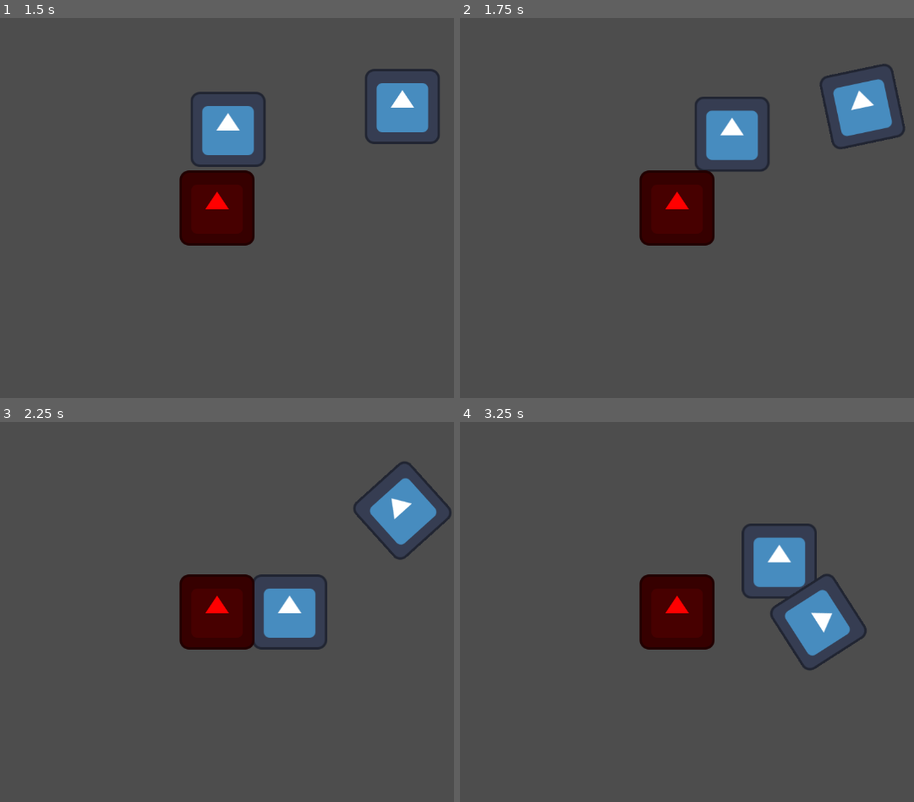
Above: before the commit, frames 1-4 (two rows, left to right).
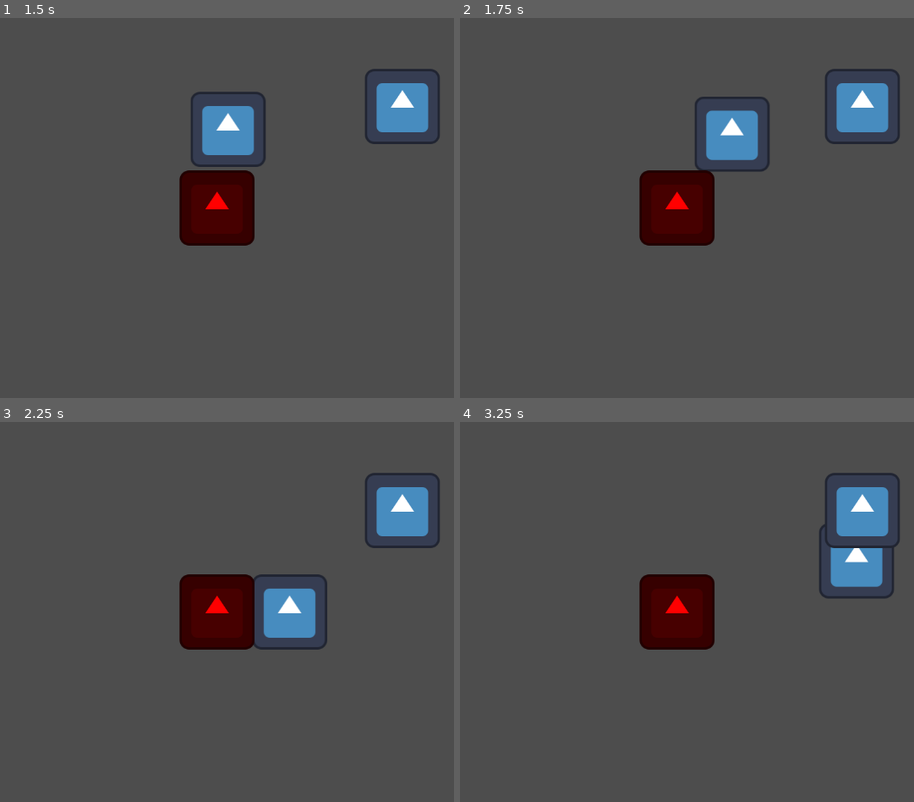
Above: after the commit, the same moments.

Repository: codenergy-dev/maricagamesjam2025_codenergy
Game: Godot game, scene res://scenes/game.tscn
Same seed, same stepped clock (60 frames per second), same inputs: the game is played once before the commit and once after it. The engine's default icon, where the game draws it, is replaced by a stand-in: a white triangle on a blue panel in a dark square.
Inputs:
- Up to frame 1 (1.5 s): tap Enter (ui_accept) at 0.5, 0.77 s; hold Right (ui_right) from 0.53 s (still down)
- Up to frame 2 (1.75 s): keep holding Right (ui_right); tap Enter (ui_accept) at 1.52 s
- Up to frame 3 (2.25 s): release Right (ui_right) at 2.03 s; hold Left (ui_left) from 2.03 s (still down)
- Up to frame 4 (3.25 s): release Left (ui_left) at 2.78 s; hold Right (ui_right) from 2.78 s (still down); tap Enter (ui_accept) at 3.02 s

Frame 1 is identical in both runs. In frame 2, 0.9% of the frame differs, in the area x 79-99%, y 12-35%; in frame 3, 1.3%; in frame 4, 7.2%, in the area x 62-97%, y 13-66%.

Commit message:
Set collision layer and mask for bee

Diff:
--- a/godot/scenes/bee.tscn
+++ b/godot/scenes/bee.tscn
@@ -6,7 +6,9 @@
 [sub_resource type="CircleShape2D" id="CircleShape2D_1q2x0"]
 radius = 46.0435
 
-[node name="Bee" type="RigidBody2D"]
+[node name="Bee" type="RigidBody2D" groups=["knockback"]]
+collision_layer = 8
+collision_mask = 2
 gravity_scale = 0.0
 script = ExtResource("1_vie5o")
 
@@ -18,6 +20,7 @@
 
 [node name="RayCast2D" type="RayCast2D" parent="."]
 target_position = Vector2(-250, 0)
+collision_mask = 2
 
 [node name="Timer" type="Timer" parent="."]
 one_shot = true
